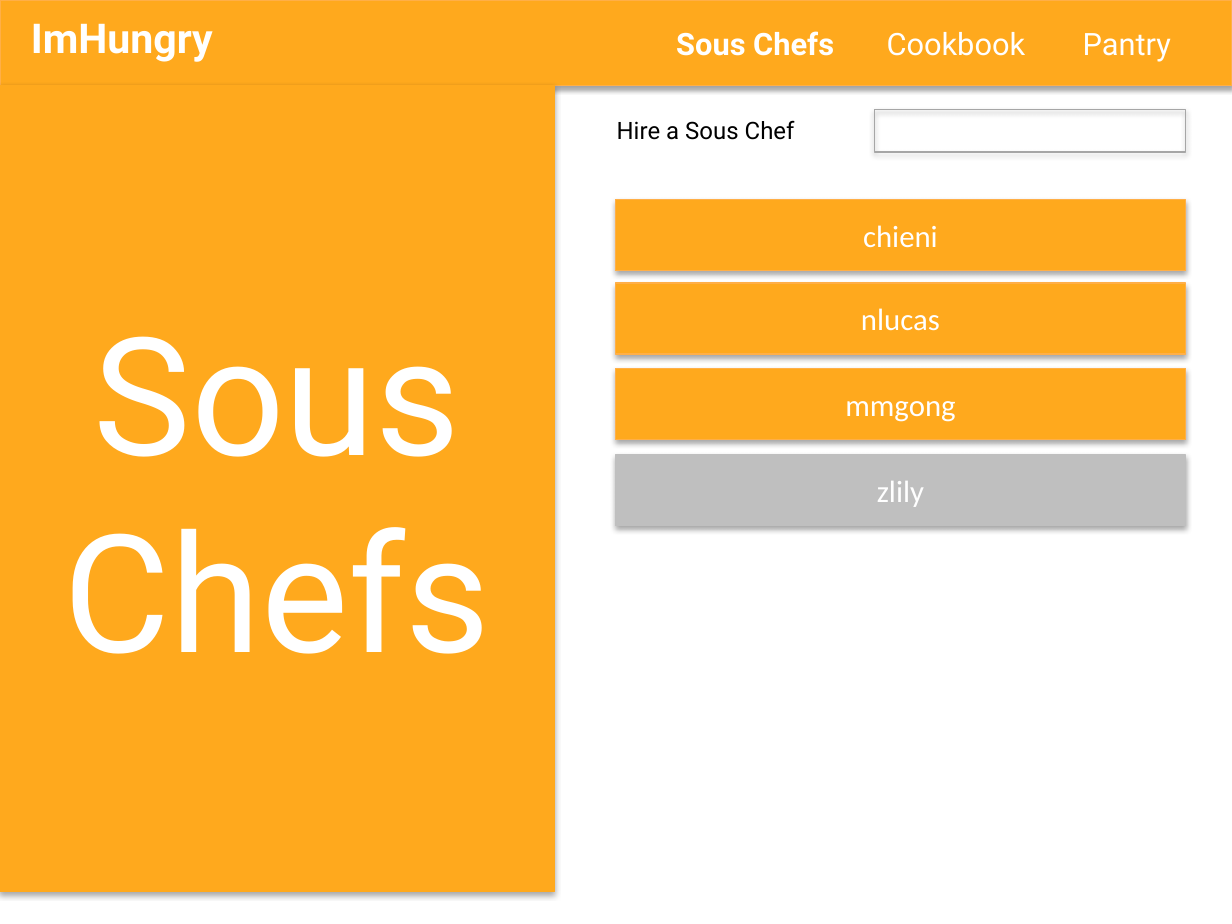
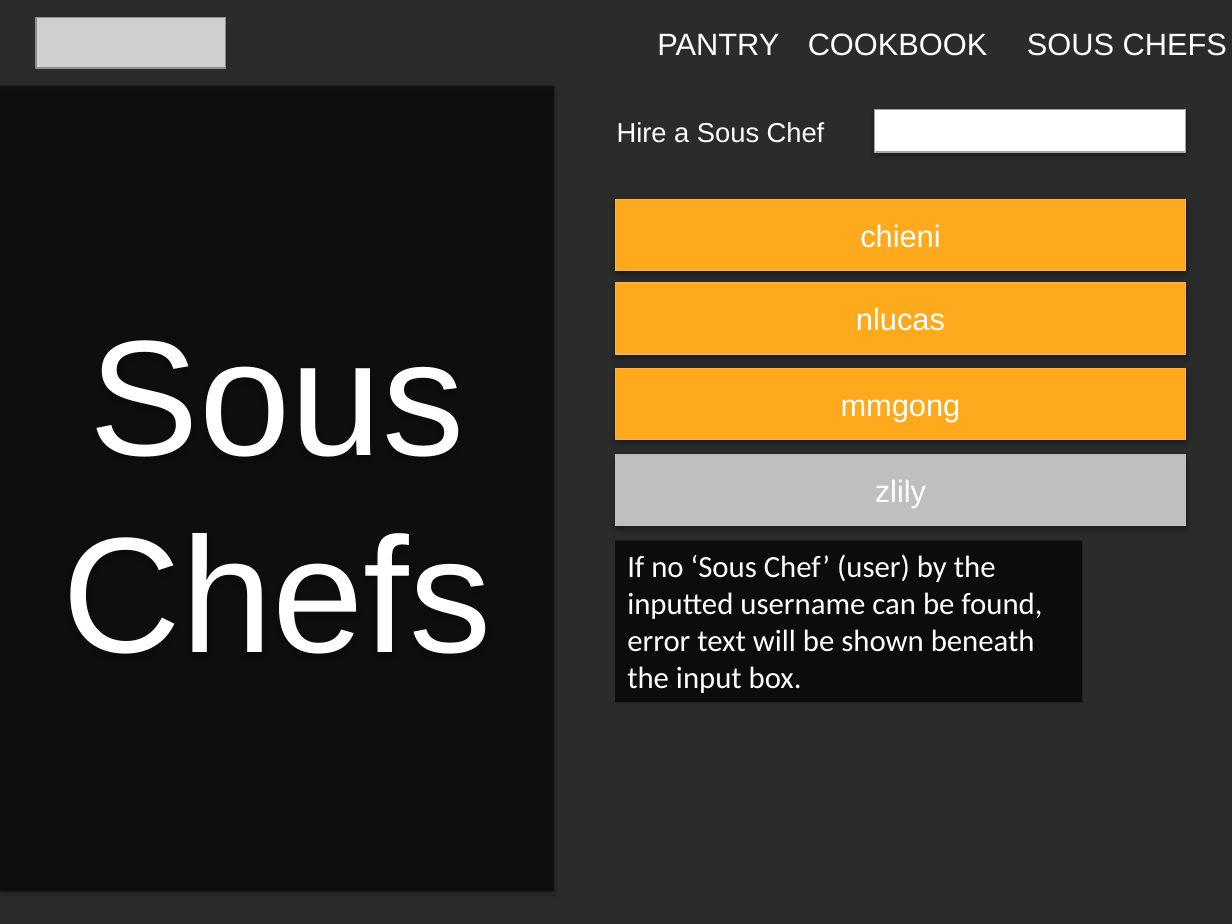
Before and after one commit to chieni/imhungry, a slide deck: slide 10 of ui-design.pptx. Drawn at 1232x924 pixels with LibreOffice and Linux fonts; fonts in the diff are those of the drawing; grey boxes stand for pictures; background and template pictures are left out; a plain dark background stands for a picture behind light text. Boxes give left, top, right and bottom in pixels: in the first picture for what was removed or moved away, otherwise in the second. Text is boxed around its words. In the diff, an @@ line names an element or a change of style, - is before the commit and + after.

```diff
--- a/ui-design.pptx
+++ b/ui-design.pptx
@@ background #FFFFFF to picture (left out) @@
@@ rectangle removed at bbox=[0, 0, 1232, 85] @@
@@ text removed at bbox=[31, 23, 213, 62] @@
-ImHungry
@@ picture added at bbox=[36, 17, 225, 68] @@
@@ text at bbox=[657, 34, 779, 55]: text changed; font Roboto to Arial @@
-Pantry
+PANTRY
@@ text at bbox=[808, 33, 988, 56]: text changed; font Roboto to Arial @@
-Cookbook
+COOKBOOK
@@ text at bbox=[1027, 33, 1227, 56]: text changed; font Roboto to Arial; bold off @@
-Sous Chefs
+SOUS CHEFS
@@ rectangle "Sous Chefs" at bbox=[0, 85, 554, 891]: font Roboto to Arial; fill #FFA91D to #000000 at 59% opacity; outline #FFA91D 0.75 pt to none @@
@@ text "Hire a Sous Chef" at bbox=[617, 122, 825, 143]: size 14 to 16 pt, font Roboto to Arial, text colour #000000 to #FFFFFF @@
@@ rectangle at bbox=[875, 110, 1186, 152]: fill none to #FFFFFF @@
@@ font Calibri to Arial in 4 elements at bbox=[615, 200, 1185, 271], bbox=[615, 283, 1185, 355], bbox=[615, 368, 1185, 440], bbox=[615, 455, 1185, 526] @@
@@ rectangle added at bbox=[615, 541, 1082, 702], fill #000000 at 71% opacity, 18 pt, text #FFFFFF @@
+If no ‘Sous Chef’ (user) by the inputted username can be found, error text will be shown beneath the input box.
```
Also in this commit, not shown: 13 other slides changed, 1 slide added, 1 other file.
